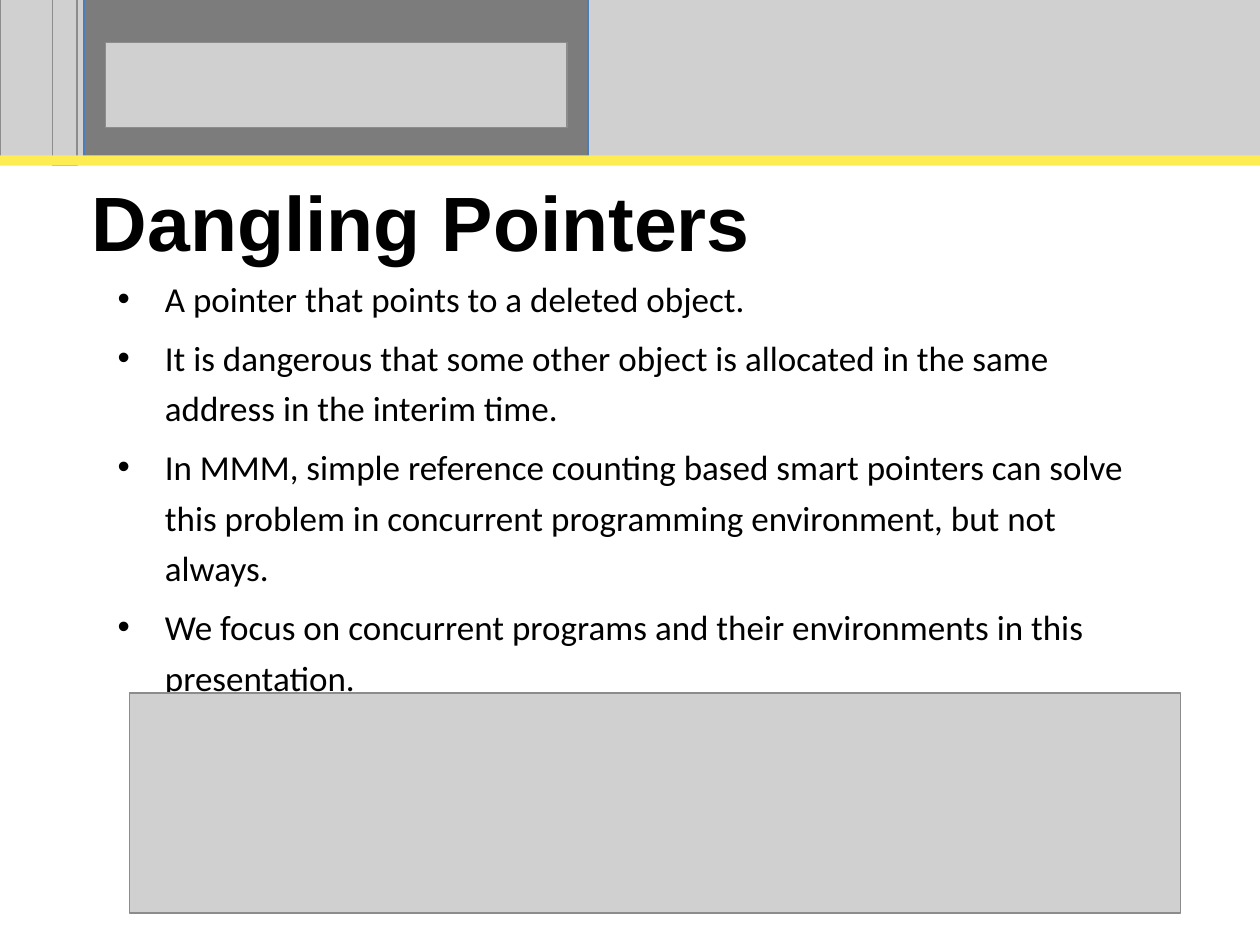
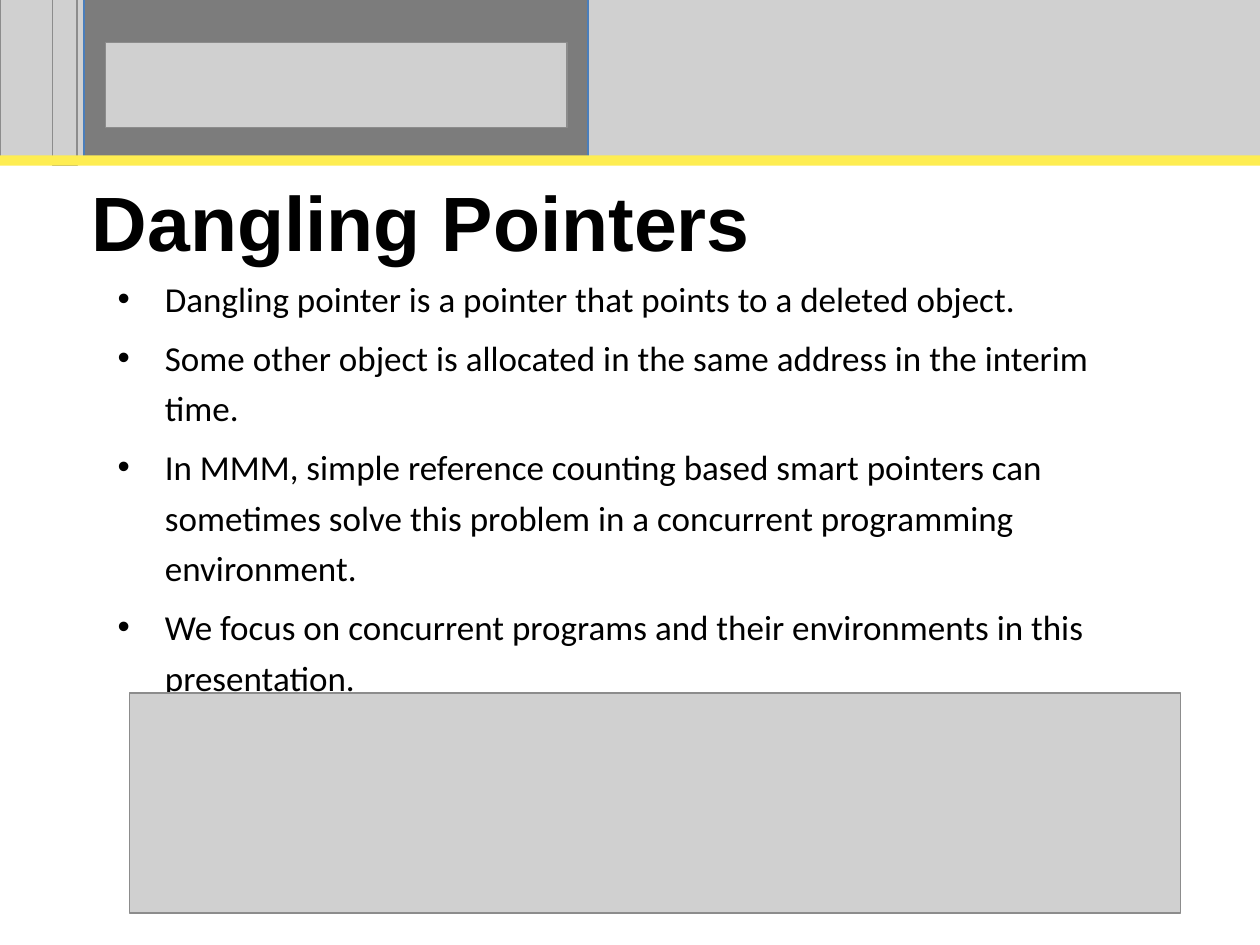
Before and after one commit to perpetualcoder/thesis, a slide deck: slide 5 of thesisppt/defense.ppt. Drawn at 1260x945 pixels with LibreOffice and Linux fonts; fonts in the diff are those of the drawing; grey boxes stand for pictures. Boxes give left, top, right and bottom in pixels: in the first picture for what was removed or moved away, otherwise in the second. Text is boxed around its words. In the diff, an @@ line names an element or a change of style, - is before the commit and + after.

```diff
--- a/thesisppt/defense.ppt
+++ b/thesisppt/defense.ppt
@@ subtitle at box(165, 287, 1088, 582): text changed @@
-• A pointer that points to a deleted object.
-• It is dangerous that some other object is allocated in the same address in the interim time.
-• In MMM, simple reference counting based smart pointers can solve this problem in concurrent programming environment, but not always.
+• Dangling pointer is a pointer that points to a deleted object.
+• Some other object is allocated in the same address in the interim time.
+• In MMM, simple reference counting based smart pointers can sometimes solve this problem in a concurrent programming environment.
```
Also in this commit, not shown: 7 other slides changed, 1 other file.
